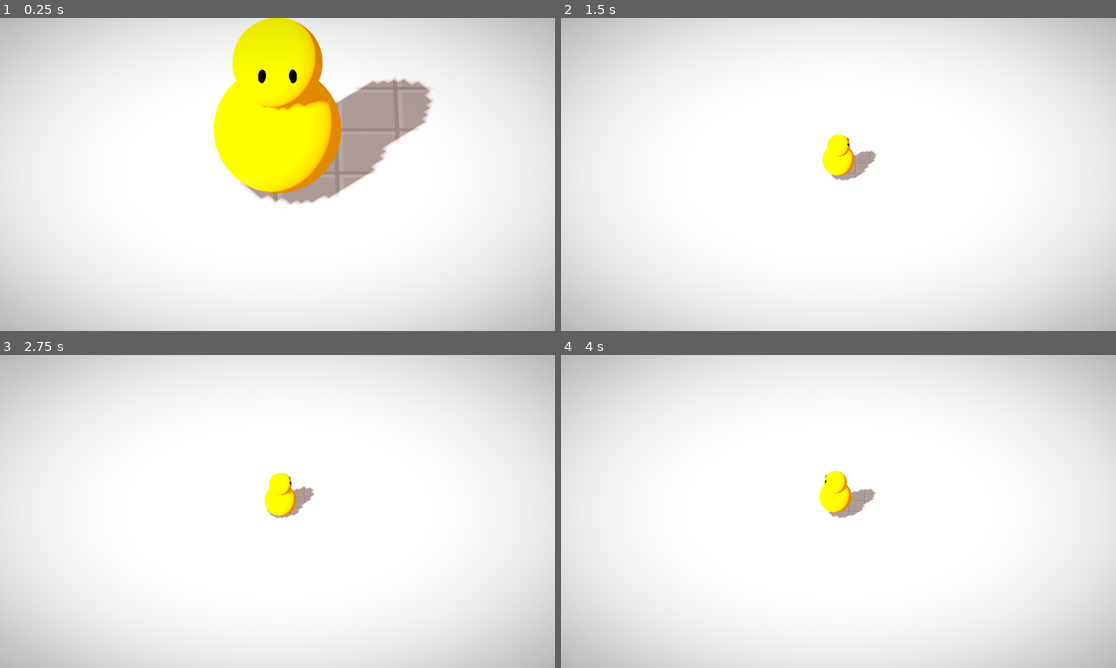
Above: before the commit, frames 1-4 (two rows, left to right).
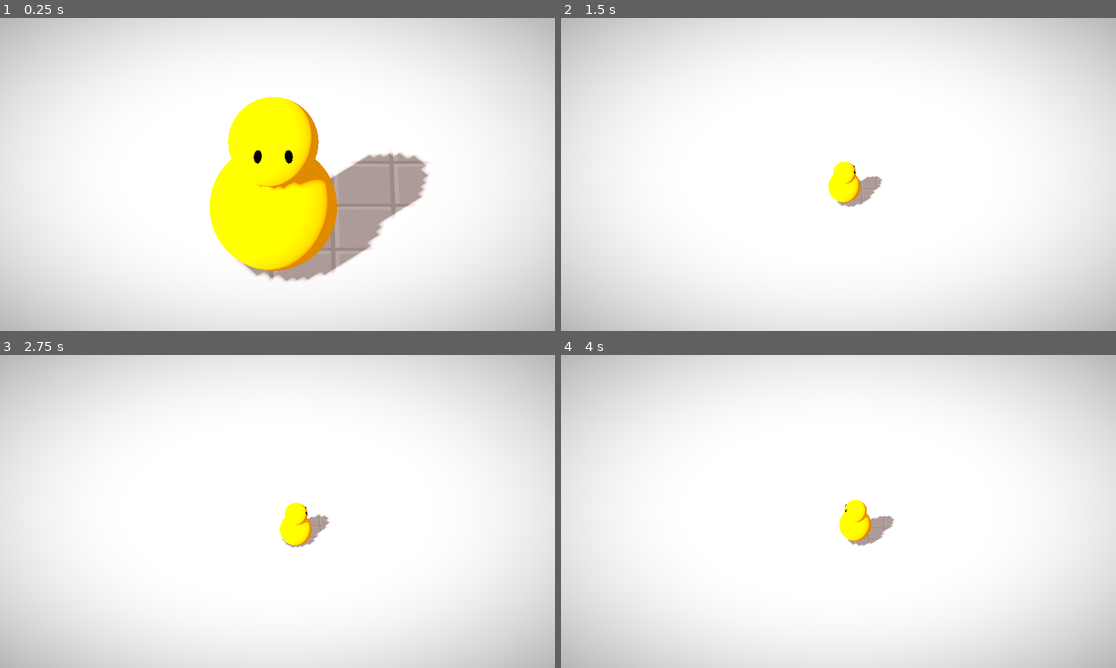
Above: after the commit, the same moments.

Repository: TrueMishamol/godot_kitchen_chaos
Game: Godot game, scene res://levels/game_scene.tscn
Two runs of this game, one before a commit and one after it. Both use one fixed random seed, a clock stepped at 60 frames per second and the inputs below.
Inputs (mouse positions are in pixels of both pictures, inside the frame that each line leads up to):
- Up to frame 1 (0.25 s): no input
- Up to frame 2 (1.5 s): tap Enter (ui_accept) at 0.5, 0.77 s; move the mouse to (960, 158) at 0.52 s; hold D (right) 0.53-1.25 s; hold F 0.53-1.25 s; click (960, 158) at 0.67 s; drag from (727, 190) to (810, 237) at 1.27 s
- Up to frame 3 (2.75 s): move the mouse to (333, 442) at 2.02 s; hold D (right) from 2.03 s (still down); hold Shift from 2.03 s (still down)
- Up to frame 4 (4 s): release D (right) at 2.75 s; release Shift at 2.75 s; drag from (810, 574) to (672, 464) at 2.77 s; move the mouse to (1005, 558) at 3.52 s; hold A (left) from 3.53 s (still down); tap Space at 3.6 s; tap Enter (ui_accept) at 3.77 s

The runs differ from the first frame. In frame 1, 19% of the frame differs, in the area x 37-78%, y 0-85%; in frame 2, 1.5%; in frame 3, 1.5%; in frame 4, 1.6%.

Commit message:
Camera Shake

Diff:
--- a/levels/game_scene.tscn
+++ b/levels/game_scene.tscn
@@ -1,12 +1,139 @@
-[gd_scene load_steps=11 format=3 uid="uid://nu7ydhexe2b"]
+[gd_scene load_steps=13 format=3 uid="uid://nu7ydhexe2b"]
 
 [ext_resource type="PackedScene" uid="uid://bvqey5meokoef" path="res://visual/enviroment/world_environment.tscn" id="1_6cva3"]
 [ext_resource type="Material" uid="uid://c11gm3iq2rg85" path="res://visual/materials/floor.material" id="3_2g30f"]
 [ext_resource type="Shader" path="res://visual/shaders/vignette.gdshader" id="4_f47hb"]
 [ext_resource type="PackedScene" uid="uid://dudcit0gacxdp" path="res://nodes/player/player.tscn" id="5_6mk6w"]
 [ext_resource type="Script" path="res://addons/phantom_camera/scripts/phantom_camera_host/phantom_camera_host.gd" id="5_7dwy2"]
+[ext_resource type="Script" path="res://scripts/camera_shake.gd" id="5_b38jn"]
 [ext_resource type="Script" path="res://addons/phantom_camera/scripts/phantom_camera/phantom_camera_3D.gd" id="6_oaf6v"]
 [ext_resource type="Resource" uid="uid://x08nkug8rot1" path="res://visual/enviroment/phantom_camera_resource.tres" id="7_ur1ug"]
+
+[sub_resource type="GDScript" id="GDScript_3r441"]
+script/source = "#@tool
+extends Node3D
+
+
+@export var generate = true:
+	set(input):
+		generate_3dnoise()
+
+@export var noise_dimention := 64
+
+
+func generate_3dnoise():
+	var fast_noise = FastNoiseLite.new()
+	fast_noise.frequency = 0.1
+
+	var imgs = []
+	for i in range (noise_dimention):
+		var img = fast_noise.get_image(noise_dimention,noise_dimention,false,true) # The last arg is 3d = true
+		imgs.append(img)
+		fast_noise.offset += Vector3(0,0,1)
+	var image3d = ImageTexture3D.new()
+	image3d.create(imgs[0].get_format(), noise_dimention, noise_dimention, noise_dimention, false, imgs)
+
+	#var img = fast_noise.get_image(noise_dimention,noise_dimention,false,true) # The last arg is 3d = true
+	#var image3d = ImageTexture3D.new()
+	#image3d.create(imgs[0].get_format(), noise_dimention, noise_dimention, noise_dimention, false, imgs)
+
+
+	print(\"Generated 3D noise\")
+	pass
+
+
+
+
+# _____________________________________________
+#
+#
+## How quickly to move through the noise
+#@export var NOISE_SHAKE_SPEED: float = 1.0
+##@export var NOISE_SWAY_SPEED: float = 1.0
+## Noise returns values in the range (-1, 1)
+## So this is how much to multiply the returned value by
+#@export var NOISE_SHAKE_STRENGTH: float = 8.0
+##@export var NOISE_SWAY_STRENGTH: float = 10.0
+## The starting range of possible offsets using random values
+##@export var RANDOM_SHAKE_STRENGTH: float = 30.0
+## Multiplier for lerping the shake strength to zero
+#@export var SHAKE_DECAY_RATE: float = 0.0
+#
+#@export var camera: Camera3D
+#
+#enum ShakeType {
+	#Random,
+	#Noise,
+	#Sway
+#}
+#
+##@onready var random_shake = $ui/button_container/random_shake
+##@onready var noise_shake = $ui/button_container/noise_shake
+##@onready var noise_sway = $ui/button_container/noise_sway
+#
+#@onready var noise: NoiseTexture2D = NoiseTexture2D.new()
+## Used to keep track of where we are in the noise
+## so that we can smoothly move through it
+#var noise_i: float = 0.0
+#@onready var rand = RandomNumberGenerator.new()
+#var shake_type: int = ShakeType.Random
+#var shake_strength: float = 0.0
+#
+#func _ready() -> void:
+	#rand.randomize()
+	#
+	## Randomize the generated noise
+	##noise.seed = rand.randi()
+	## Period affects how quickly the noise changes values
+	##noise.period = 2
+	#
+	##random_shake.connect(\"pressed\", self, \"apply_random_shake\")
+	##noise_shake.connect(\"pressed\", self, \"apply_noise_shake\")
+	##noise_sway.connect(\"pressed\", self, \"apply_noise_sway\")
+	#
+##func apply_random_shake() -> void:
+	##shake_strength = RANDOM_SHAKE_STRENGTH
+	##shake_type = ShakeType.Random
+	#
+#func apply_noise_shake() -> void:
+	#shake_strength = NOISE_SHAKE_STRENGTH
+	#shake_type = ShakeType.Noise
+	#
+#func apply_noise_sway() -> void:
+	#shake_type = ShakeType.Sway
+	#
+#func _process(delta: float) -> void:
+	## Fade out the intensity over time
+	#shake_strength = lerp(shake_strength, 0.0, SHAKE_DECAY_RATE * delta)
+	#
+	#var shake_offset: Vector2
+	#
+	##match shake_type:
+		##ShakeType.Random:
+			##shake_offset = get_random_offset()
+		##ShakeType.Noise:
+	#shake_offset = get_noise_offset(delta, NOISE_SHAKE_SPEED, shake_strength)
+		##ShakeType.Sway:
+			##shake_offset = get_noise_offset(delta, NOISE_SWAY_SPEED, NOISE_SWAY_STRENGTH)
+	#
+	## Shake by adjusting camera.offset so we can move the camera around the level via it's position
+	#camera.offset = shake_offset
+#
+#func get_noise_offset(delta: float, speed: float, strength: float) -> Vector2:
+	#noise_i += delta * speed
+	## Set the x values of each call to 'get_noise_2d' to a different value
+	## so that our x and y vectors will be reading from unrelated areas of noise
+	#return Vector2(
+		#noise.noise.get_noise_2d(1, noise_i) * strength,
+		#noise.noise.get_noise_2d(100, noise_i) * strength
+	#)
+#
+#func get_random_offset() -> Vector2:
+	#return Vector2(
+		#rand.randf_range(-shake_strength, shake_strength),
+		#rand.randf_range(-shake_strength, shake_strength)
+	#)
+"
 
 [sub_resource type="ShaderMaterial" id="ShaderMaterial_goeoh"]
 shader = ExtResource("4_f47hb")
@@ -24,6 +151,7 @@
 size = Vector3(16, 1, 16)
 
 [node name="GameScene" type="Node3D"]
+script = SubResource("GDScript_3r441")
 
 [node name="CanvasLayer" type="CanvasLayer" parent="."]
 
@@ -55,9 +183,13 @@
 
 [node name="Player" parent="." instance=ExtResource("5_6mk6w")]
 
-[node name="Camera3D" type="Camera3D" parent="."]
+[node name="Camera3D" type="Camera3D" parent="." node_paths=PackedStringArray("camera")]
 transform = Transform3D(1, 0, 0, 0, 0.707107, 0.707107, 0, -0.707107, 0.707107, 0, 21, 21)
 fov = 25.0
+script = ExtResource("5_b38jn")
+camera = NodePath(".")
+noise_shake_speed = 6.0
+noise_shake_strength = 2.0
 
 [node name="PhantomCameraHost" type="Node" parent="Camera3D"]
 script = ExtResource("5_7dwy2")
--- /dev/null
+++ b/scripts/camera_shake.gd
@@ -0,0 +1,67 @@
+extends Node3D
+
+
+@export var camera: Camera3D
+
+# How quickly to move through the noise
+@export var noise_shake_speed: float = 5.0
+# Noise returns values in the range (-1, 1)
+# So this is how much to multiply the returned value by
+@export var noise_shake_strength: float = 100.0
+# The starting range of possible offsets using random values
+# Multiplier for lerping the shake strength to zero
+@export var shake_decay_rate: float = 0.0
+
+@onready var noise = FastNoiseLite.new()
+
+# Used to keep track of where we are in the noise
+# so that we can smoothly move through it
+var noise_i: float = 0.0
+@onready var rand = RandomNumberGenerator.new()
+
+var shake_strength: float = 0.0
+
+
+func _ready() -> void:
+	rand.randomize()
+
+	# Randomize the generated noise
+	noise.seed = rand.randi()
+
+	# Period affects how quickly the noise changes values
+	#noise.period = 2
+
+	apply_noise_shake()
+
+func apply_noise_shake() -> void:
+	shake_strength = noise_shake_strength
+
+func _process(delta: float) -> void:
+	# Fade out the intensity over time
+	shake_strength = lerp(shake_strength, 0.0, shake_decay_rate * delta)
+
+	var shake_offset: Vector2
+
+	shake_offset = get_noise_offset(delta, noise_shake_speed, shake_strength)
+
+	# Shake by adjusting camera.offset so we can move the camera around the level via it's position
+	# Camera2D
+	#camera.offset = shake_offset
+	# Camera3D
+	camera.h_offset = shake_offset.x
+	camera.v_offset = shake_offset.y
+
+func get_noise_offset(delta: float, speed: float, strength: float) -> Vector2:
+	noise_i += delta * speed
+	# Set the x values of each call to 'get_noise_2d' to a different value
+	# so that our x and y vectors will be reading from unrelated areas of noise
+	return Vector2(
+		noise.get_noise_2d(1, noise_i) * strength,
+		noise.get_noise_2d(100, noise_i) * strength
+	)
+
+func get_random_offset() -> Vector2:
+	return Vector2(
+		rand.randf_range(-shake_strength, shake_strength),
+		rand.randf_range(-shake_strength, shake_strength)
+	)
--- a/visual/enviroment/camera_shake.gd
+++ /dev/null
@@ -1,11 +0,0 @@
-extends Node3D
-
-
-# Called when the node enters the scene tree for the first time.
-func _ready():
-	pass # Replace with function body.
-
-
-# Called every frame. 'delta' is the elapsed time since the previous frame.
-func _process(delta):
-	pass
